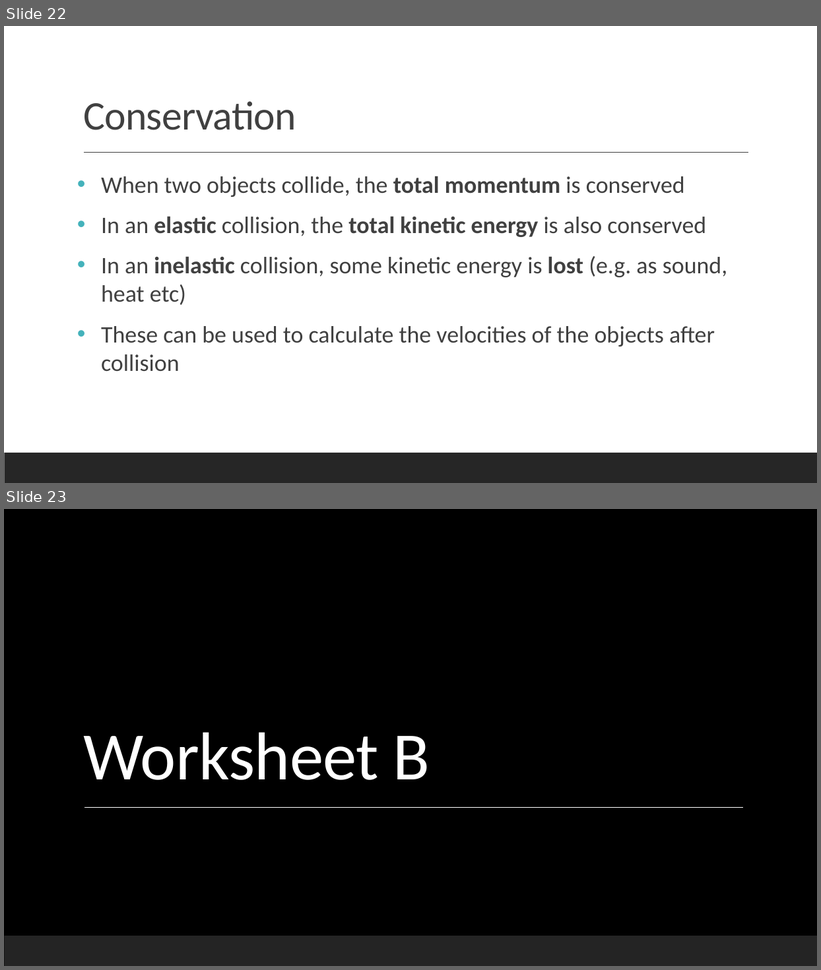
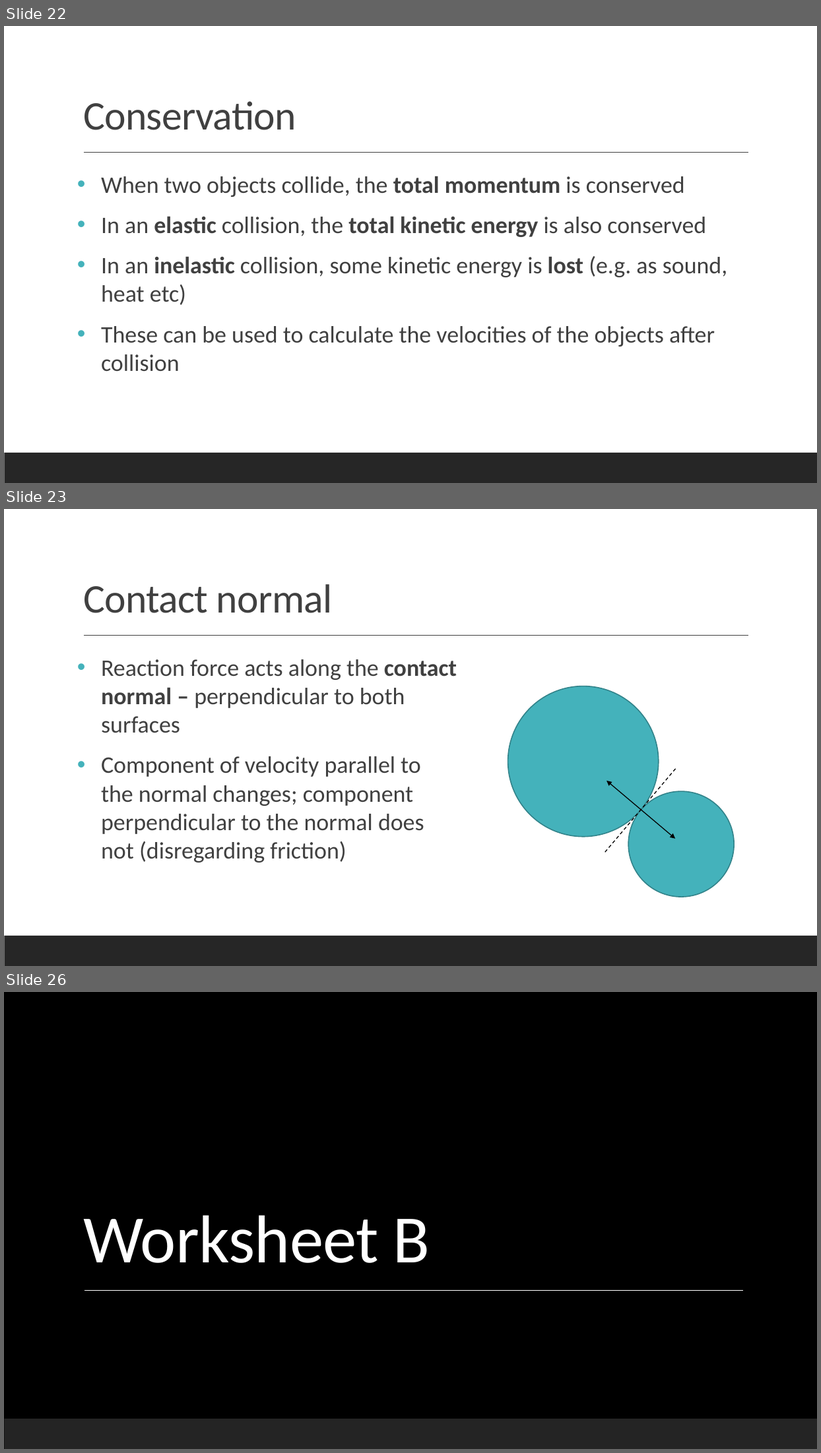
Before and after one commit to Falmouth-Games-Academy/bsc-course-materials, a slide deck: COMP270/05/2019-20-COMP270-05-lecture-materials.pptx. Shown one above the other, each under a label of ours: slides 22 and 23 before the commit, slides 22, 23 and 26 after it; the slides between them are not shown. The pictures are 821x970 and 821x1453 pixels, drawn with LibreOffice and Linux fonts; fonts in the diff are those of the drawing; background and template pictures are left out. Boxes give left, top, right and bottom in pixels: in the first picture for what was removed or moved away, otherwise in the second. Text is boxed around its words. In the diff, an @@ line names an element or a change of style, - is before the commit and + after.

```diff
--- a/COMP270/05/2019-20-COMP270-05-lecture-materials.pptx
+++ b/COMP270/05/2019-20-COMP270-05-lecture-materials.pptx
@@ slide 23 added at (4, 509, 817, 966), background #FFFFFF; not listed: 2 template elements that a slide beside it also shows @@
@@ title added at (83, 584, 333, 613), 48 pt, text #404040 @@
+Contact normal
@@ text added at (101, 659, 457, 863), 28 pt, text #404040 @@
+• Reaction force acts along the contact normal – perpendicular to both surfaces
+• Component of velocity parallel to the normal changes; component perpendicular to the normal does not (disregarding friction)
@@ ellipse added at (477, 656, 689, 868), fill #44B2BB, outline #32848A 1.25 pt @@
@@ line added from (605, 852) to (677, 768), #000000 1 pt dashed @@
@@ double arrow added from (607, 781) to (676, 839), #000000 1 pt @@
@@ ellipse added at (607, 770, 756, 919), fill #44B2BB, outline #32848A 1.25 pt @@
@@ what was slide 23 is now slide 26 @@
```
Also in this commit, not shown: 2 other slides added, 1 other file.
